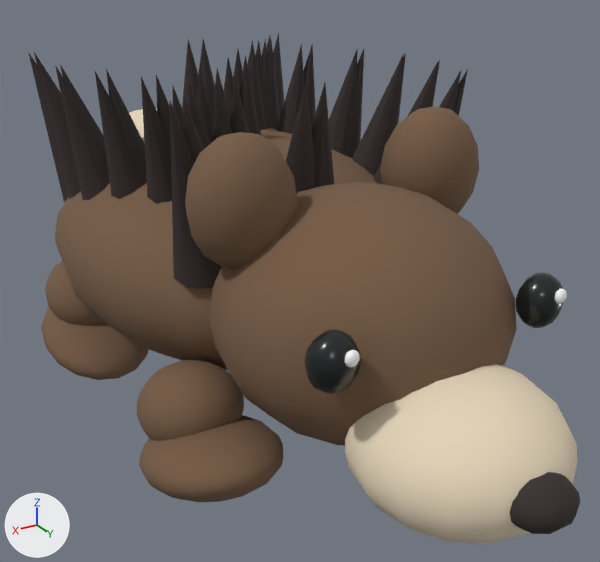
The glTF model public/models/hedgehog.glb, before and after one commit.
Before and after are seen from a camera (50 mm lens) standing at (0.88, 1.733, 1.071) and looking at (-0.04, 0.199, 0.304). The axes (+X, +Y, +Z) are drawn at lower left. The lights are the same throughout. The picture after the commit comes second. Both versions are drawn at frame 15 of the action 'run'; the numbers are the values there.

In view in the first picture: 'Body', 'Eye-1', 'LegBRLimb', 'LegFRLimb', 'Muzzle', 'Nose', 'Skull', 'Spine0' and 2 more.
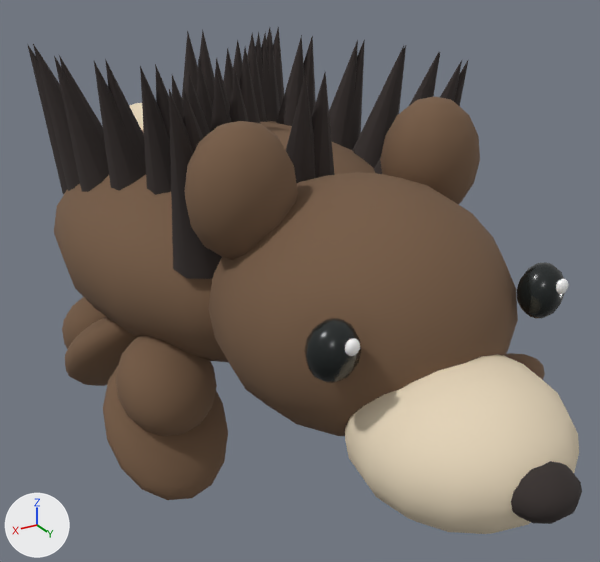
ob_visual is not drawn itself; it is the parent of ob_body, ob_head, ob_tail, ob_legfl, ob_legbl, ob_legfr, ob_legbr, ob_spine0.
ob_legfl is not drawn itself; it is the parent of ob_legfllimb.
ob_legfr is not drawn itself; it is the parent of ob_legfrlimb.
ob_legbr is not drawn itself; it is the parent of ob_legbrlimb.

Patch to the scene script:
```diff
--- a/public/models/hedgehog.glb.py
+++ b/public/models/hedgehog.glb.py
@@ ob_visual @@
 ob_visual.parent = ob_hedgehog
-ob_visual.location = (0.0, 0.0, 0.0)
+ob_visual.location = (0.0, 0.0, 0.02)
@@ ob_legfl @@
 ob_legfl.location = (-0.31, 0.319, 0.23)
-ob_legfl.rotation_euler = (-0.275, 0.0, 0.0)  # degrees (-16, 0, 0)
+ob_legfl.rotation_euler = (0.808, 0.0, 0.0)  # degrees (46, 0, 0)
@@ ob_legfr @@
 ob_legfr.parent = ob_visual
-ob_legfr.location = (0.31, 0.319, 0.23)
-ob_legfr.rotation_euler = (0.275, 0.0, 0.0)  # degrees (16, 0, 0)
+ob_legfr.location = (0.31, 0.271, 0.179)
+ob_legfr.rotation_euler = (-0.824, 0.0, 0.0)  # degrees (-47, 0, 0)
@@ ob_legbr @@
 ob_legbr.parent = ob_visual
-ob_legbr.location = (0.31, -0.319, 0.23)
-ob_legbr.rotation_euler = (-0.275, 0.0, 0.0)  # degrees (-16, 0, 0)
+ob_legbr.location = (0.31, -0.272, 0.132)
+ob_legbr.rotation_euler = (0.808, 0.0, 0.0)  # degrees (46, 0, 0)
```

Location of each change, [x1, y1, x2, y2] in pixels of the pictures (600 x 562 px):
'Skull', moved: before [185, 106, 517, 445]; after [184, 97, 518, 436]
'Spine0', moved: before [28, 33, 468, 288]; after [27, 26, 469, 279]
'Muzzle', moved: before [345, 364, 578, 543]; after [345, 354, 579, 534]
'Body', moved: before [55, 128, 376, 370]; after [54, 121, 375, 362]
'LegFRLimb', moved, turned: before [137, 360, 284, 502]; after [103, 336, 228, 500]
'LegBRLimb', moved, turned: before [41, 261, 149, 380]; after [62, 297, 138, 386]
'Eye-1', moved: before [304, 273, 563, 394]; after [304, 263, 565, 383]
'Nose', moved: before [510, 472, 580, 534]; after [511, 461, 582, 524]
'Glint-1', moved: before [344, 289, 567, 368]; after [345, 279, 569, 356]
'LegFLLimb', moved, turned (not visible before): after [505, 353, 545, 380]
'Tail', moved (mostly hidden): before [129, 109, 157, 138]; after [130, 103, 144, 130]
